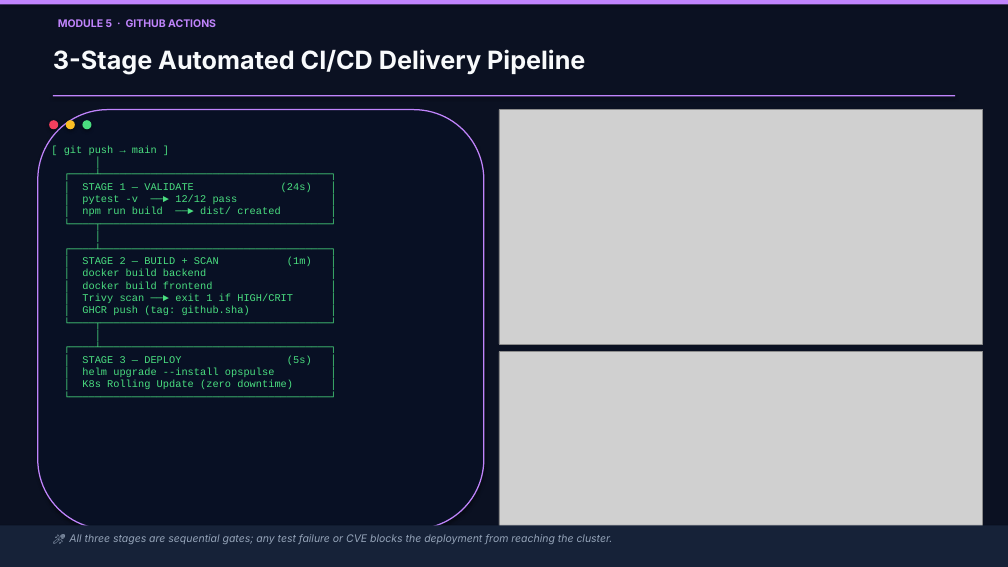
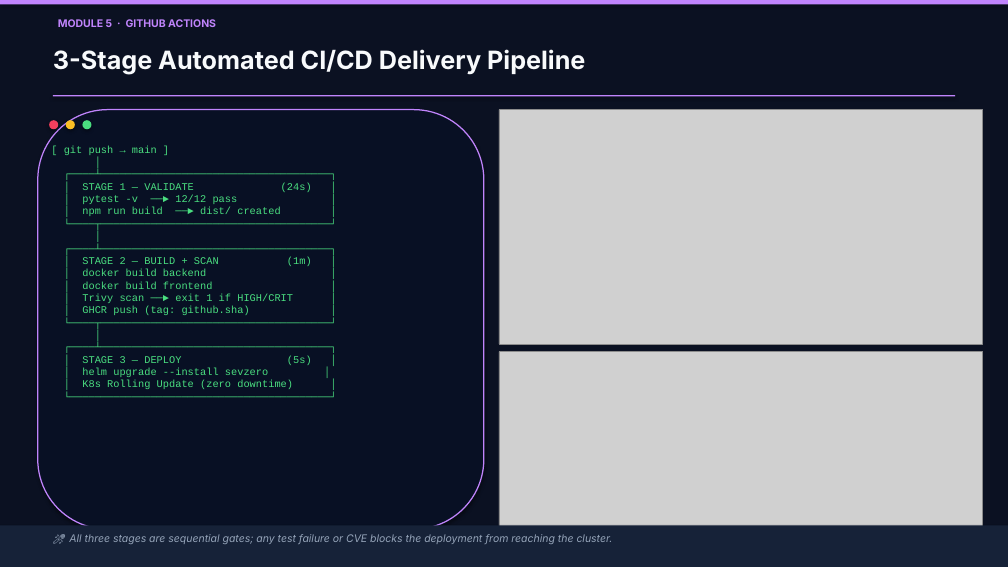
Before and after one commit to SathwikPerla/Final-DevOps-Project-Troubleshooting, a slide deck: slide 5 of demo/SevZero_Capstone_Presentation_v2.pptx. Drawn at 1008x567 pixels with LibreOffice and Linux fonts; fonts in the diff are those of the drawing; grey boxes stand for pictures. Boxes give left, top, right and bottom in pixels: in the first picture for what was removed or moved away, otherwise in the second. Text is boxed around its words. In the diff, an @@ line names an element or a change of style, - is before the commit and + after.

Commit message:
refactor: complete project-wide rebranding to SevZero across all code, configs, helm charts, and screenshots

```diff
--- a/demo/SevZero_Capstone_Presentation_v2.pptx
+++ b/demo/SevZero_Capstone_Presentation_v2.pptx
@@ text at (64,146,312,389): text changed @@
-[ git push → main ]
-│
-┌────┴─────────────────────────────────────┐
-│ STAGE 1 — VALIDATE (24s) │
-│ pytest -v ──► 12/12 pass │
-│ npm run build ──► dist/ created │
-└────┬─────────────────────────────────────┘
-│
-┌────┴─────────────────────────────────────┐
-│ STAGE 2 — BUILD + SCAN (1m) │
-│ docker build backend │
-│ docker build frontend │
-│ Trivy scan ──► exit 1 if HIGH/CRIT │
-│ GHCR push (tag: github.sha) │
-└────┬─────────────────────────────────────┘
-│
-┌────┴─────────────────────────────────────┐
-│ STAGE 3 — DEPLOY (5s) │
-│ helm upgrade --install opspulse │
-│ K8s Rolling Update (zero downtime) │
-└──────────────────────────────────────────┘
+[ git push → main ]
+│
+┌────┴─────────────────────────────────────┐
+│ STAGE 1 — VALIDATE (24s) │
+│ pytest -v ──► 12/12 pass │
+│ npm run build ──► dist/ created │
+└────┬─────────────────────────────────────┘
+│
+┌────┴─────────────────────────────────────┐
+│ STAGE 2 — BUILD + SCAN (1m) │
+│ docker build backend │
+│ docker build frontend │
+│ Trivy scan ──► exit 1 if HIGH/CRIT │
+│ GHCR push (tag: github.sha) │
+└────┬─────────────────────────────────────┘
+│
+┌────┴─────────────────────────────────────┐
+│ STAGE 3 — DEPLOY (5s) │
+│ helm upgrade --install sevzero │
+│ K8s Rolling Update (zero downtime) │
+└──────────────────────────────────────────┘
```
Also in this commit, not shown: 4 other slides changed, 55 other files.
